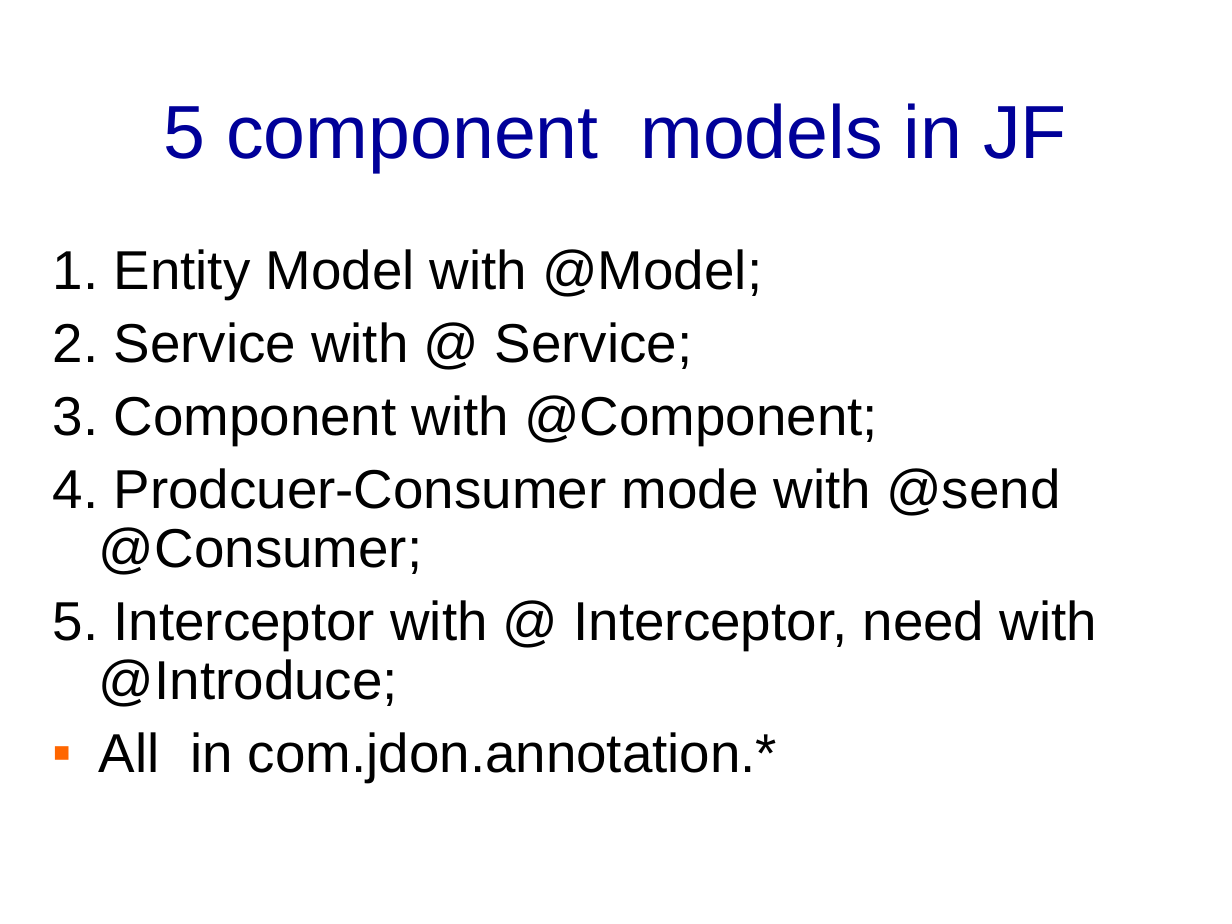
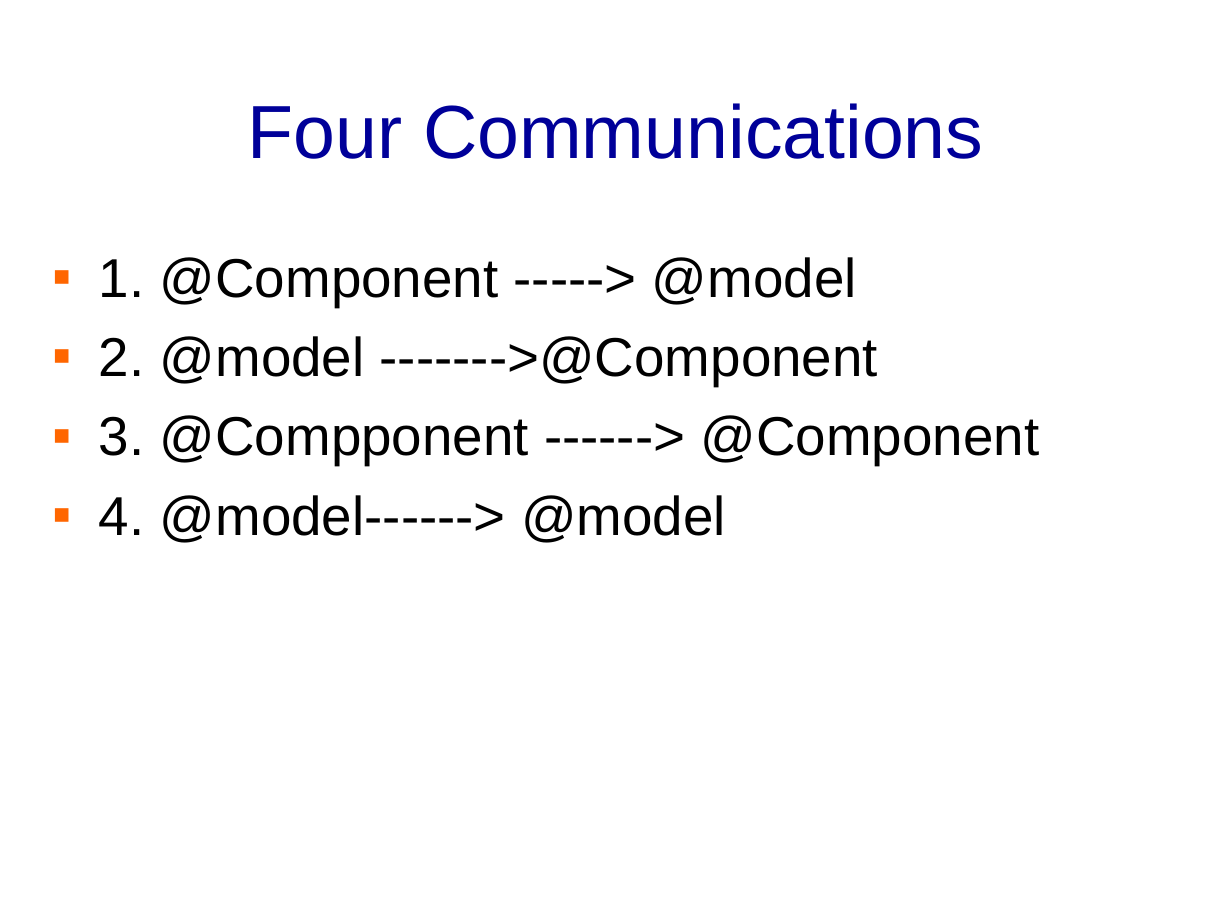
Before and after one commit to banq/banq.github.io, a slide deck: slide 12 of JdonFramework.ppt (slide 7 before the commit). Drawn at 1232x924 pixels with LibreOffice and Linux fonts; fonts in the diff are those of the drawing; background and template pictures are left out. Boxes give left, top, right and bottom in pixels: in the first picture for what was removed or moved away, otherwise in the second. Text is boxed around its words. In the diff, an @@ line names an element or a change of style, - is before the commit and + after.

```diff
--- a/JdonFramework.ppt
+++ b/JdonFramework.ppt
@@ title at [247,103,983,159]: text changed @@
-5 component models in JF
+Four Communications
@@ text at [99,257,1040,543]: text changed @@
-1. Entity Model with @Model;
-2. Service with @ Service;
-3. Component with @Component;
-4. Prodcuer-Consumer mode with @send @Consumer;
-5. Interceptor with @ Interceptor, need with @Introduce;
-▪ All in com.jdon.annotation.*
+▪ 1. @Component -----> @model
+▪ 2. @model ------->@Component
+▪ 3. @Compponent ------> @Component
+▪ 4. @model------> @model
```
Also in this commit, not shown: 22 other slides changed, 8 slides added, 17 slides removed.
